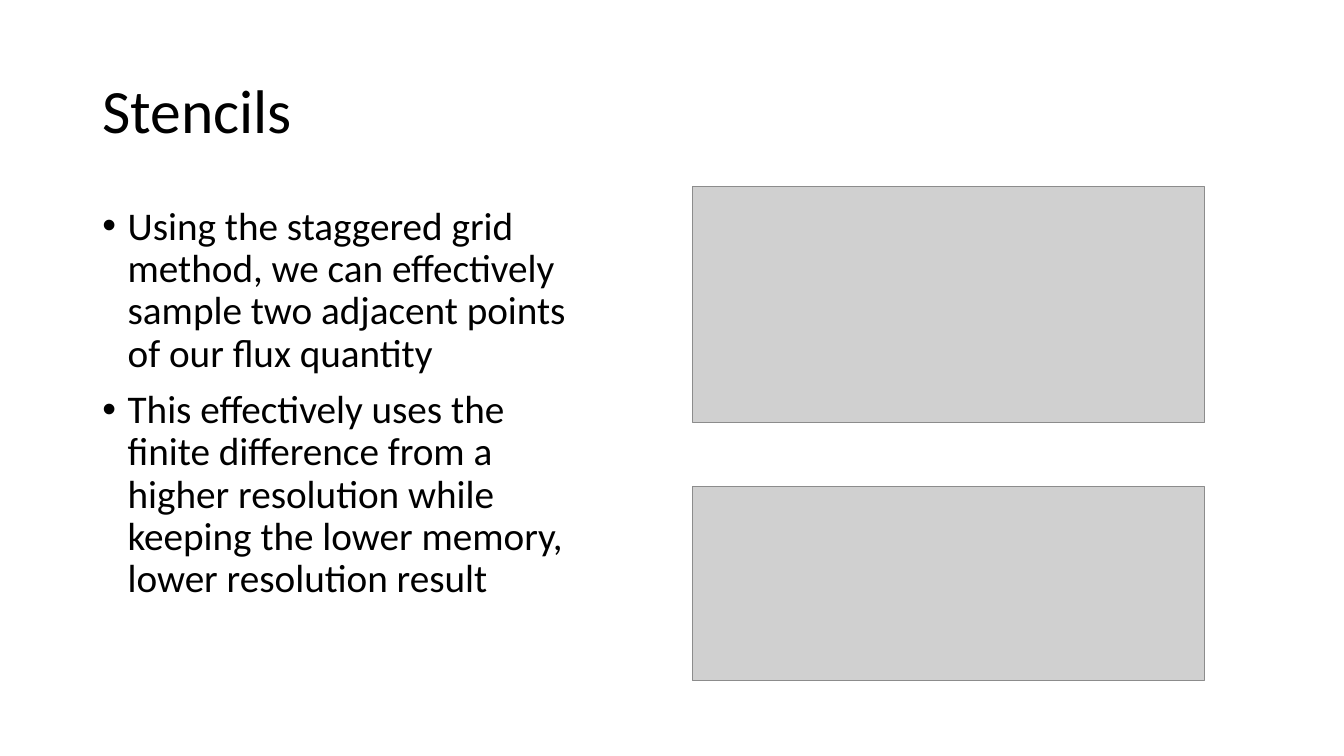
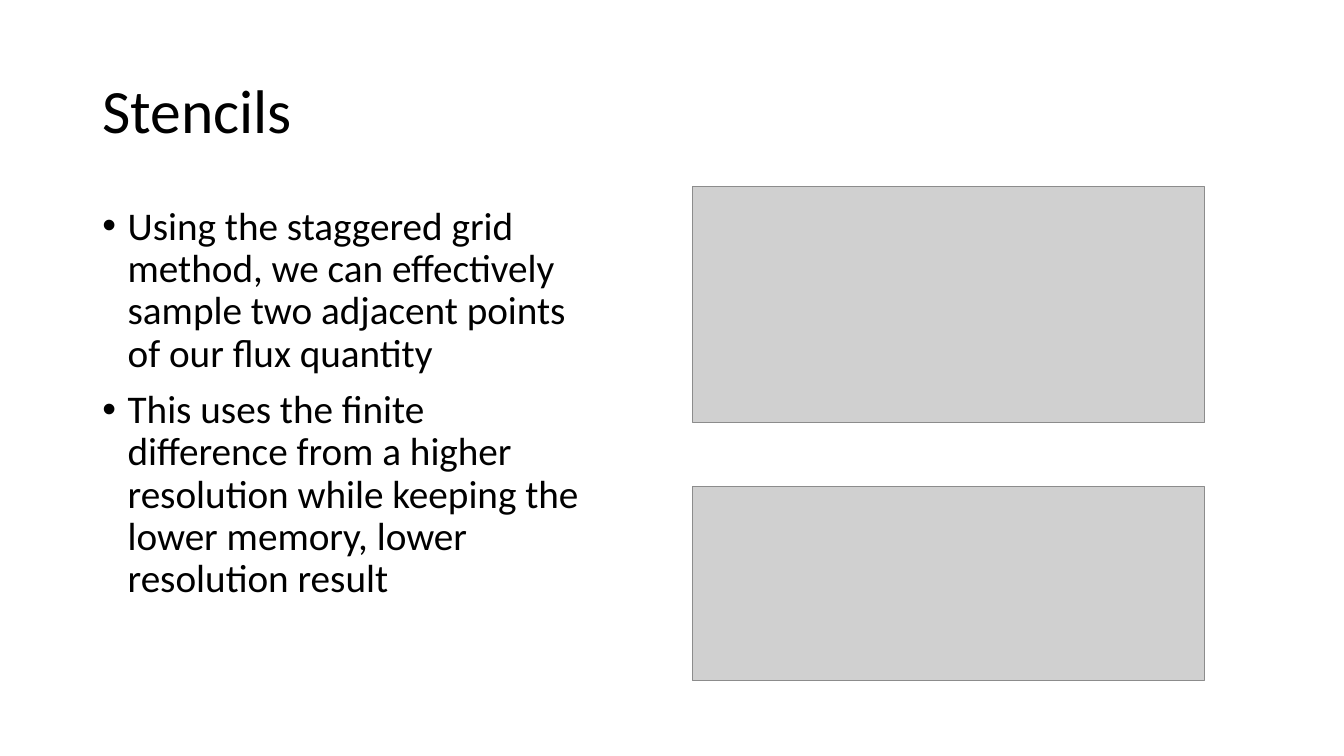
Before and after one commit to Tsintsuntsini/PHYS_581, a slide deck: slide 12 of Presentation3/Staggered Grids.pptx. Drawn at 1344x756 pixels with LibreOffice and Linux fonts; fonts in the diff are those of the drawing; grey boxes stand for pictures. Boxes give left, top, right and bottom in pixels: in the first picture for what was removed or moved away, otherwise in the second. Text is boxed around its words. In the diff, an @@ line names an element or a change of style, - is before the commit and + after.

```diff
--- a/Presentation3/Staggered Grids.pptx
+++ b/Presentation3/Staggered Grids.pptx
@@ text at [128, 395, 578, 593]: text changed @@
-• This effectively uses the finite difference from a higher resolution while keeping the lower memory, lower resolution result
+• This uses the finite difference from a higher resolution while keeping the lower memory, lower resolution result
```
Also in this commit, not shown: 3 other slides changed, 2 slides added, 4 slides removed, 2 other files.
